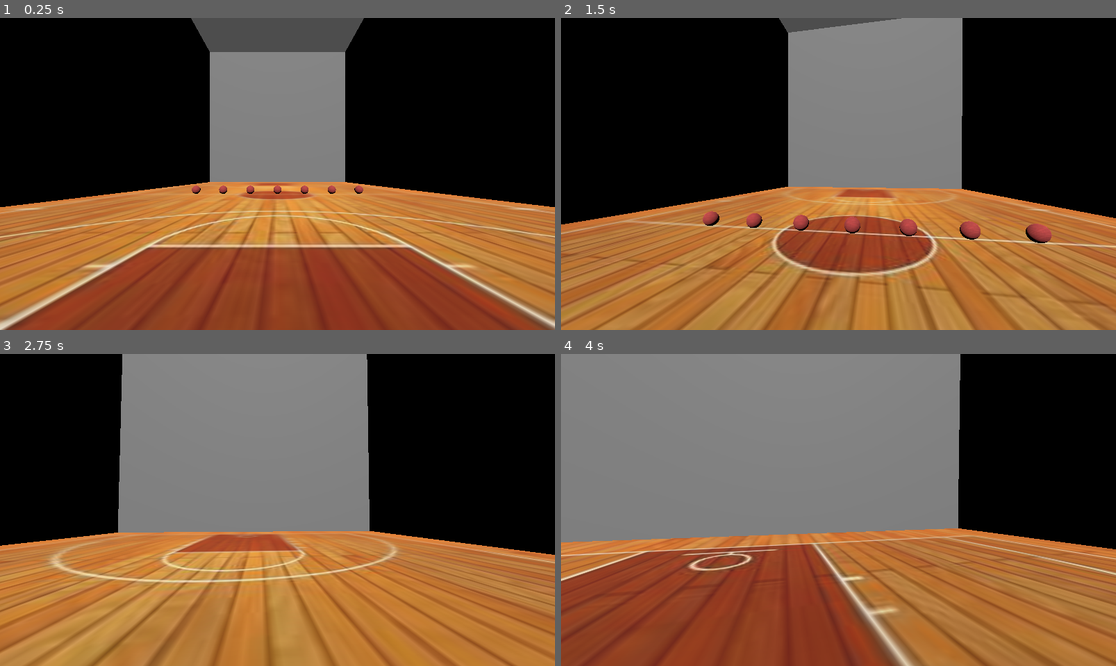
Above: before the commit, frames 1-4 (two rows, left to right).
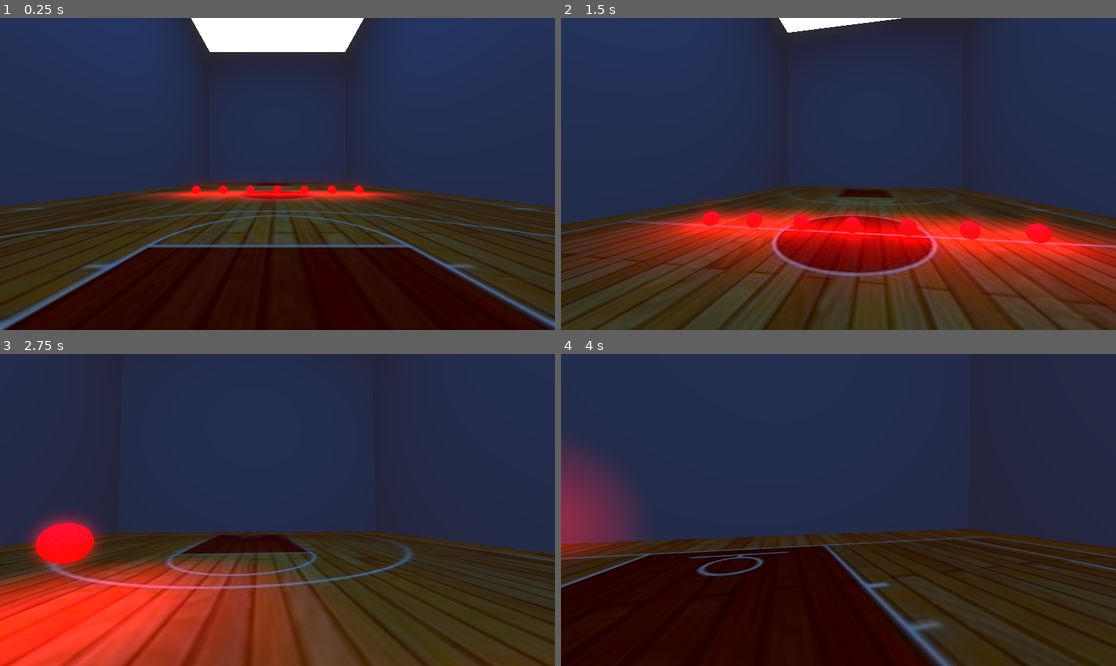
Above: after the commit, the same moments.

Repository: 548778-stack/dodge-ultimate
Game: Godot game, scene res://level_1.tscn
Two runs of this game, one before a commit and one after it. Both use one fixed random seed, a clock stepped at 60 frames per second and the inputs below.
Inputs (mouse positions are in pixels of both pictures, inside the frame that each line leads up to):
- Up to frame 1 (0.25 s): no input
- Up to frame 2 (1.5 s): tap Enter at 0.5 s; move the mouse to (866, 174) at 0.52 s; hold E (interact, bound only before the commit) 0.53-1.28 s; hold W (move_forward) from 0.53 s (still down); tap Space (jump) at 0.77 s; click (866, 174) at 0.8 s; move the mouse to (810, 174) at 1.27 s; click (810, 174) at 1.35 s
- Up to frame 3 (2.75 s): keep holding W (move_forward); tap Space (jump) at 1.52 s; tap E (interact, bound only before the commit) at 1.55 s; move the mouse to (288, 503) at 2.02 s; hold E (interact, bound only before the commit) from 2.03 s (still down); click (288, 503) at 2.3 s
- Up to frame 4 (4 s): keep holding W (move_forward); move the mouse to (832, 516) at 2.77 s; release E (interact, bound only before the commit) at 2.78 s; click (832, 516) at 2.85 s; tap Space (jump) at 3.02, 3.77 s; tap E (interact, bound only before the commit) at 3.05 s; move the mouse to (877, 513) at 3.52 s; hold E (interact, bound only before the commit) from 3.53 s (still down); click (877, 513) at 3.8 s

The runs differ from the first frame. In frame 1, 100% of the frame differs, in the area x 0-100%, y 0-100%; in frame 2, 100%; in frame 3, 100%; in frame 4, 100%.

Commit message:
added textures and ligths

Diff:
--- a/Ball.tscn
+++ b/Ball.tscn
@@ -11,11 +11,18 @@
 
 [sub_resource type="StandardMaterial3D" id="StandardMaterial3D_41u45"]
 albedo_texture = ExtResource("1_x8fbi")
+emission_enabled = true
+emission = Color(0.31764707, 0, 0, 1)
+emission_energy_multiplier = 10.0
 
 [sub_resource type="SphereMesh" id="SphereMesh_cbx31"]
 material = SubResource("StandardMaterial3D_41u45")
 radius = 0.3
 height = 0.6
+
+[sub_resource type="Environment" id="Environment_x8fbi"]
+glow_enabled = true
+glow_hdr_threshold = 0.5
 
 [node name="Ball" type="RigidBody3D" unique_id=6337348]
 mass = 0.5
@@ -29,3 +36,10 @@
 
 [node name="MeshInstance3D" type="MeshInstance3D" parent="." unique_id=819656900]
 mesh = SubResource("SphereMesh_cbx31")
+
+[node name="WorldEnvironment" type="WorldEnvironment" parent="." unique_id=1367473561]
+environment = SubResource("Environment_x8fbi")
+
+[node name="OmniLight3D" type="OmniLight3D" parent="." unique_id=160680309]
+light_color = Color(1, 0, 0, 1)
+light_energy = 3.0
--- a/Player.tscn
+++ b/Player.tscn
@@ -16,6 +16,21 @@
 
 [node name="RayCast3D" type="RayCast3D" parent="Camera3D" unique_id=1740002008]
 target_position = Vector3(0, 0, -3)
+debug_shape_thickness = 5
 
 [node name="HoldPosition" type="Node3D" parent="Camera3D" unique_id=292621595]
-transform = Transform3D(1, 0, 0, 0, 1, 0, 0, 0, 1, 0.37352246, -0.0916363, -0.589035)
+transform = Transform3D(1, 0, 0, 0, 1, 0, 0, 0, 1, 0.37352246, -0.0916363, -0.891404)
+
+[node name="CanvasLayer" type="CanvasLayer" parent="." unique_id=1663450898]
+
+[node name="ChargeBar" type="ProgressBar" parent="CanvasLayer" unique_id=1766090979]
+anchors_preset = -1
+anchor_top = 0.5
+anchor_right = 0.96700007
+anchor_bottom = 0.5
+offset_left = 995.0
+offset_top = -302.0
+offset_right = 26.01587
+offset_bottom = -275.0
+grow_horizontal = 0
+grow_vertical = 2
--- a/level_1.tscn
+++ b/level_1.tscn
@@ -108,5 +108,13 @@
 [node name="Player" parent="." unique_id=1058905890 instance=ExtResource("3_hn12h")]
 transform = Transform3D(-4.371139e-08, 0, 1, 0, 1, 0, -1, 0, -4.371139e-08, 15, 0, 0)
 
-[node name="DirectionalLight3D" type="DirectionalLight3D" parent="." unique_id=559095136]
-transform = Transform3D(-4.371139e-08, -0.70710677, 0.70710677, 0, 0.70710677, 0.70710677, -1, 3.090862e-08, -3.090862e-08, 10, 25, 0)
+[node name="SpotLight3D" type="SpotLight3D" parent="." unique_id=1141261613]
+transform = Transform3D(1, 0, 0, 0, -4.371139e-08, 1, 0, -1, -4.371139e-08, 0, 25, 0)
+light_color = Color(0, 0.39215687, 1, 1)
+light_energy = 5.0
+light_indirect_energy = 5.0
+light_volumetric_fog_energy = 10.0
+shadow_enabled = true
+distance_fade_enabled = true
+spot_range = 60.0
+spot_angle = 90.0
--- a/player.gd
+++ b/player.gd
@@ -3,18 +3,28 @@
 @export var speed: float = 8.0
 @export var jump_velocity: float = 4.5
 @export var mouse_sensitivity: float = 0.003
+@export var push_force: float = 10.0
 
-# Get the gravity from the project settings to be synced with RigidBody nodes
+@export var min_throw_force: float = 10.0
+@export var max_throw_force: float = 35.0
+@export var max_charge_time: float = 1.0
+
+var current_charge: float = 0.0
+var is_charging: bool = false
+
 var gravity: float = ProjectSettings.get_setting("physics/3d/default_gravity")
 
 @onready var camera = $Camera3D
 @onready var interaction_ray = $Camera3D/RayCast3D
 @onready var hold_position = $Camera3D/HoldPosition
+# Link the UI element
+@onready var charge_bar: ProgressBar = $CanvasLayer/ChargeBar
 
 var held_ball: RigidBody3D = null
 
 func _ready() -> void:
 	Input.mouse_mode = Input.MOUSE_MODE_CAPTURED
+	charge_bar.hide() # Hide the bar when the game starts
 
 func _unhandled_input(event: InputEvent) -> void:
 	if event is InputEventMouseMotion and Input.mouse_mode == Input.MOUSE_MODE_CAPTURED:
@@ -22,30 +32,37 @@
 		camera.rotate_x(-event.relative.y * mouse_sensitivity)
 		camera.rotation.x = clamp(camera.rotation.x, deg_to_rad(-80), deg_to_rad(80))
 
-	# INTERACT (E)
-	if event.is_action_pressed("interact"):
+	if event.is_action_pressed("pick_or_throw"):
 		if held_ball == null:
 			try_pickup_ball()
+		else:
+			is_charging = true
+			current_charge = 0.0
+			charge_bar.show() # Show the bar when we start charging
 
-	# THROW (Left Click)
-	if event.is_action_pressed("throw_ball"):
-		if held_ball != null:
-			throw_ball()
+	if event.is_action_released("pick_or_throw"):
+		if is_charging and held_ball != null:
+			charge_throw()
 
-	# Uncapture mouse (Escape)
 	if event.is_action_pressed("ui_cancel"):
 		Input.mouse_mode = Input.MOUSE_MODE_VISIBLE
 
 func _physics_process(delta: float) -> void:
-	# Add gravity
 	if not is_on_floor():
 		velocity.y -= gravity * delta
 
-	# Handle Jump
 	if Input.is_action_just_pressed("jump") and is_on_floor():
 		velocity.y = jump_velocity
 
-	# Get movement input based on new Input Map
+	# Update the Charge Bar while holding the button
+	if is_charging:
+		current_charge += delta
+		current_charge = min(current_charge, max_charge_time)
+
+		# Convert our time (0.0 to 1.0) to a percentage (0 to 100) for the UI
+		var charge_percent = (current_charge / max_charge_time) * 100
+		charge_bar.value = charge_percent
+
 	var input_dir := Input.get_vector("move_left", "move_right", "move_forward", "move_backward")
 	var direction := (transform.basis * Vector3(input_dir.x, 0, input_dir.y)).normalized()
 
@@ -57,6 +74,15 @@
 		velocity.z = move_toward(velocity.z, 0, speed)
 
 	move_and_slide()
+
+	for i in get_slide_collision_count():
+		var collision = get_slide_collision(i)
+		var collider = collision.get_collider()
+
+		if collider is RigidBody3D and collider != held_ball:
+			var push_direction = -collision.get_normal()
+			collider.sleeping = false
+			collider.apply_central_impulse(push_direction * push_force)
 
 func try_pickup_ball() -> void:
 	interaction_ray.force_raycast_update()
@@ -71,7 +97,6 @@
 			held_ball.linear_velocity = Vector3.ZERO
 			held_ball.angular_velocity = Vector3.ZERO
 
-			# Turn off collision so it doesn't push the player
 			var ball_shape = held_ball.get_node("CollisionShape3D")
 			if ball_shape:
 				ball_shape.disabled = true
@@ -84,9 +109,15 @@
 			held_ball.rotation = Vector3.ZERO
 			print("Successfully picked up the ball!")
 
-func throw_ball() -> void:
+func charge_throw() -> void:
 	if held_ball == null:
 		return
+
+	is_charging = false
+	charge_bar.hide() # Hide the bar when we throw
+
+	var charge_percent = current_charge / max_charge_time
+	var final_force = lerp(min_throw_force, max_throw_force, charge_percent)
 
 	var ball_to_throw = held_ball
 	held_ball = null
@@ -96,11 +127,15 @@
 
 	ball_to_throw.global_position = hold_position.global_position
 
-	# Turn collision back on
 	var ball_shape = ball_to_throw.get_node("CollisionShape3D")
 	if ball_shape:
 		ball_shape.disabled = false
 
 	ball_to_throw.freeze = false
 	var throw_direction = -camera.global_transform.basis.z.normalized()
-	ball_to_throw.linear_velocity = throw_direction * 25.0
+
+	ball_to_throw.linear_velocity = throw_direction * final_force
+	print("Threw ball with force: ", final_force)
+
+	current_charge = 0.0
+	charge_bar.value = 0.0
--- a/project.godot
+++ b/project.godot
@@ -69,17 +69,12 @@
 "events": [Object(InputEventKey,"resource_local_to_scene":false,"resource_name":"","device":-1,"window_id":0,"alt_press …(192 unchanged characters)…
 ]
 }
-interact={
-"deadzone": 0.2,
-"events": [Object(InputEventKey,"resource_local_to_scene":false,"resource_name":"","device":-1,"window_id":0,"alt_pressed":false,"shift_pressed":false,"ctrl_pressed":false,"meta_pressed":false,"pressed":false,"keycode":0,"physical_keycode":69,"key_label":0,"unicode":101,"location":0,"echo":false,"script":null)
-]
-}
 jump={
 "deadzone": 0.2,
 "events": [Object(InputEventKey,"resource_local_to_scene":false,"resource_name":"","device":-1,"window_id":0,"alt_press …(191 unchanged characters)…
 ]
 }
-throw_ball={
+pick_or_throw={
 "deadzone": 0.2,
 "events": [Object(InputEventMouseButton,"resource_local_to_scene":false,"resource_name":"","device":-1,"window_id":0,"a …(253 unchanged characters)…
 ]
